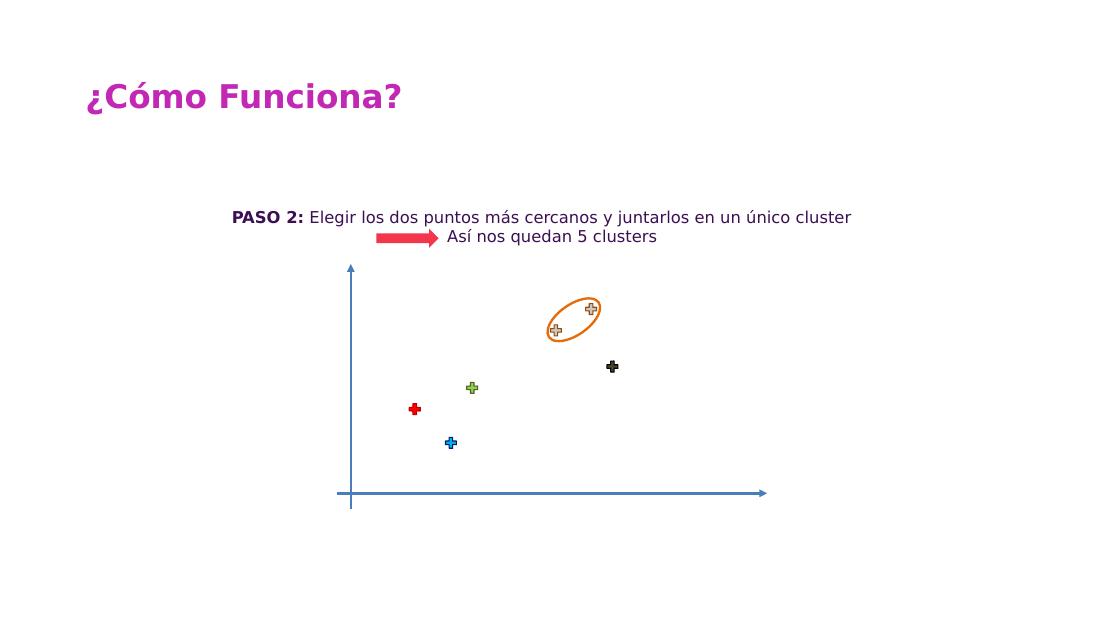
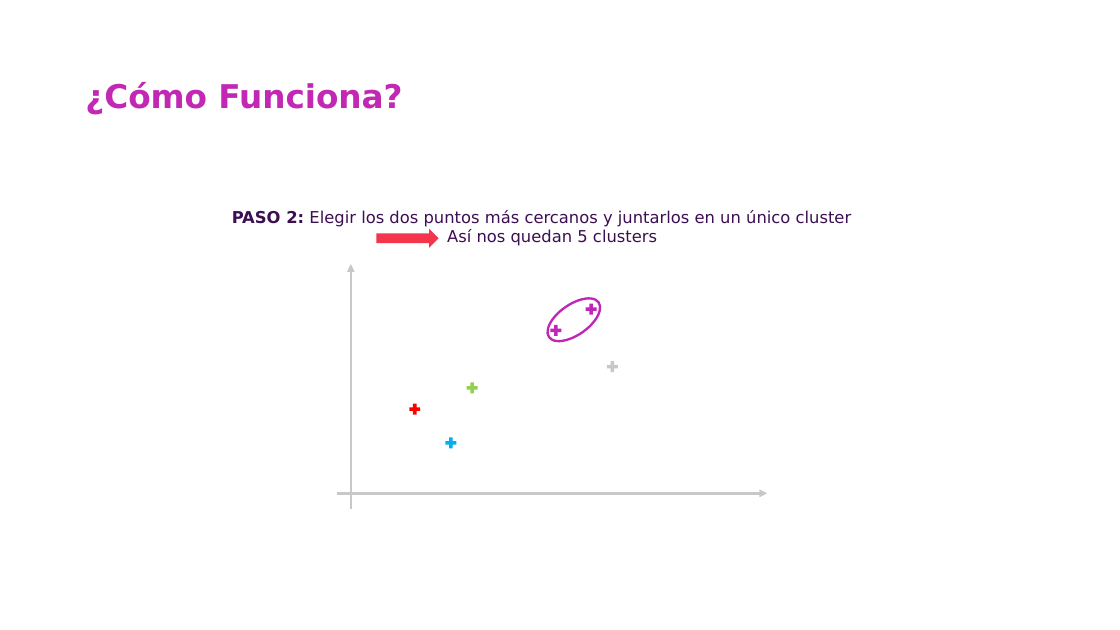
Before and after one commit to csameshiman/Axity_Curso_ML_2023, a slide deck: slide 11 of Diapositivas/Parte 04.Clustering/04_02_Hierarchical_Clustering.pptx (slide 12 before the commit). Drawn at 1120x630 pixels with LibreOffice and Linux fonts; fonts in the diff are those of the drawing; background and template pictures are left out. Boxes give left, top, right and bottom in pixels: in the first picture for what was removed or moved away, otherwise in the second. Text is boxed around its words. In the diff, an @@ line names an element or a change of style, - is before the commit and + after.

```diff
--- a/Diapositivas/Parte 04.Clustering/04_02_Hierarchical_Clustering.pptx
+++ b/Diapositivas/Parte 04.Clustering/04_02_Hierarchical_Clustering.pptx
@@ arrow (351, 509) - (351, 264): stroke #4A7EBB 2.25 pt to #C8C9C7 2.25 pt @@
@@ ellipse at (x1=540, y1=290, x2=607, y2=350): outline #E46C0A 2 pt to #C126B8 2 pt @@
@@ freeform shape at (x1=549, y1=323, x2=563, y2=337): fill #C7C9C6 to #C126B8; outline #984807 1 pt to none @@
@@ freeform shape at (x1=584, y1=302, x2=599, y2=316): fill #C7C9C6 to #C126B8; outline #984807 1 pt to none @@
@@ freeform shape at (x1=605, y1=359, x2=620, y2=373): fill #4A452A to #C8C9C7; outline #000000 1 pt to none @@
@@ freeform shape at (x1=465, y1=381, x2=479, y2=395): outline #4F6228 1 pt to none @@
@@ freeform shape at (x1=408, y1=402, x2=422, y2=416): outline #C00000 1 pt to none @@
@@ freeform shape at (x1=444, y1=436, x2=458, y2=450): outline #002060 1 pt to none @@
@@ arrow (338, 493) - (767, 493): stroke #4A7EBB 2.25 pt to #C8C9C7 2.25 pt @@
```
Also in this commit, not shown: 10 other slides changed, 5 slides removed.
